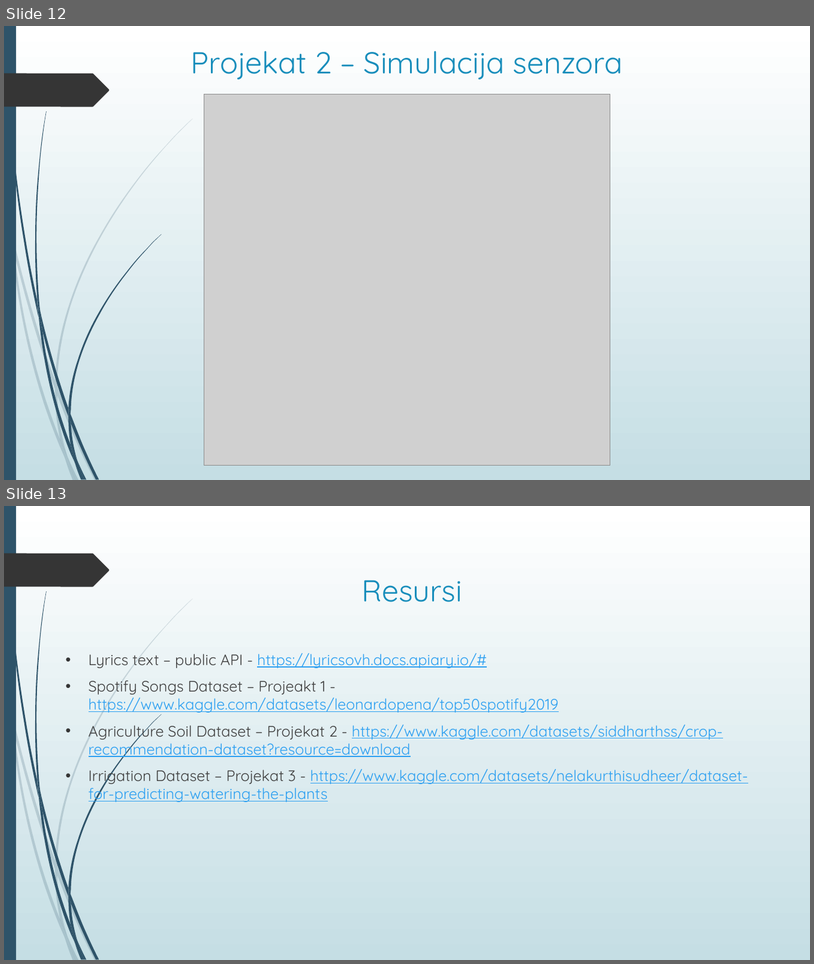
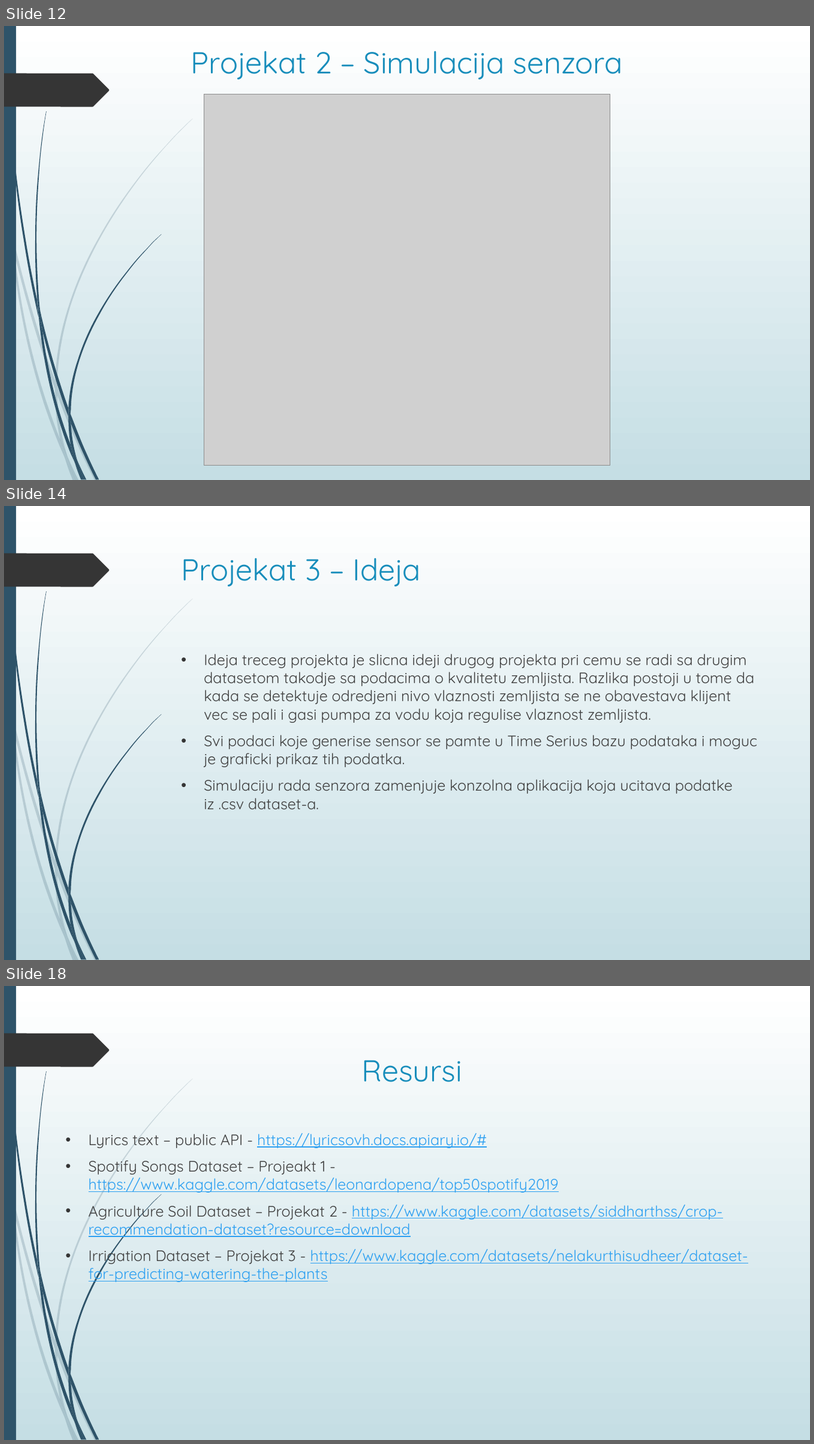
Before and after one commit to TeaMitic/SOA, a slide deck: Prezentacija projekata/Servisno-orijentisane arhitekture – Projekti.pptx. Shown one above the other, each under a label of ours: slides 12 and 13 before the commit, slides 12, 14 and 18 after it; the slides between them are not shown. The pictures are 814x964 and 814x1444 pixels, drawn with LibreOffice and Linux fonts; fonts in the diff are those of the drawing; grey boxes stand for pictures. Boxes give left, top, right and bottom in pixels: in the first picture for what was removed or moved away, otherwise in the second. Text is boxed around its words. In the diff, an @@ line names an element or a change of style, - is before the commit and + after.

Commit message:
Dodat deo za treci projekat

```diff
--- a/Prezentacija projekata/Servisno-orijentisane arhitekture – Projekti.pptx
+++ b/Prezentacija projekata/Servisno-orijentisane arhitekture – Projekti.pptx
@@ slide 14 added at [4,506,810,960], background gradient #FFFFFF to #C5DEE5; not listed: 24 template elements that a slide beside it also shows @@
@@ title added at [182,558,421,586], 36 pt, text #178DBB @@
+Projekat 3 – Ideja
@@ text added at [204,654,758,809], 18 pt, text #404040 @@
+• Ideja treceg projekta je slicna ideji drugog projekta pri cemu se radi sa drugim datasetom takodje sa podacima o kvalitetu zemljista. Razlika postoji u tome da kada se detektuje odredjeni nivo vlaznosti zemljista se ne obavestava klijent vec se pali i gasi pumpa za vodu koja regulise vlaznost zemljista.
+• Svi podaci koje generise sensor se pamte u Time Serius bazu podataka i moguc je graficki prikaz tih podatka.
+• Simulaciju rada senzora zamenjuje konzolna aplikacija koja ucitava podatke iz .csv dataset-a.
@@ what was slide 13 is now slide 18 @@
```
Also in this commit, not shown: 4 other slides added, 3 other files.
